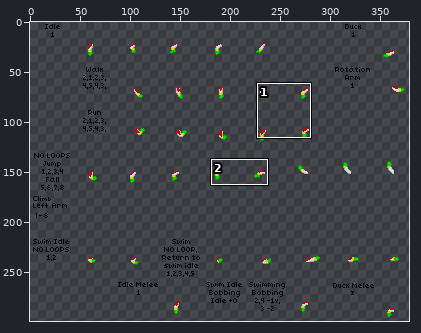
Two versions of one sprite sheet, humanoid/spiritguardian/frontarm.png. The first picture is a wide view before the edit; the outline marks the close-up.
Close-up. The starting point:
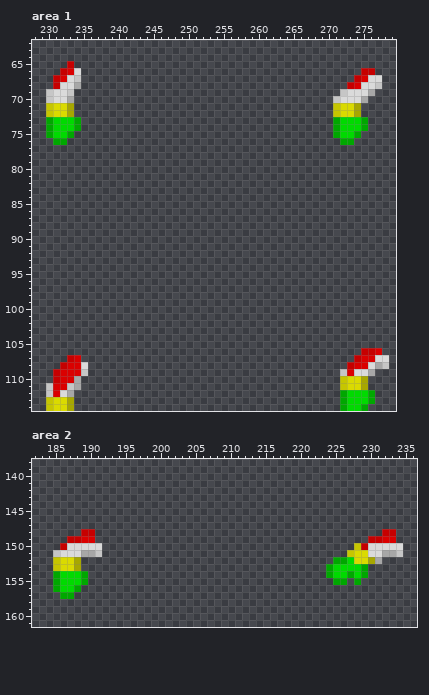
The file is 387x301 pixels. Shown: area 1: x 228..279, y 62..114; area 2: x 182..236, y 138..161. The wide view leaves out empty margins. The commit also changed other parts of the picture, which this record leaves out.
The same view after the edit:
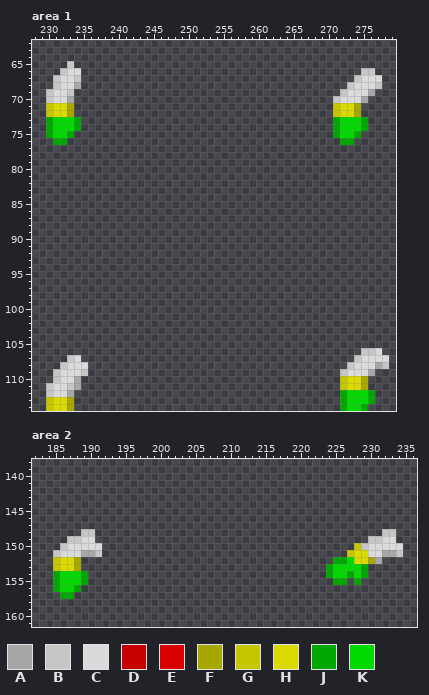
Palette (. is transparent): A #a7a7a7  B #c6c6c6  C #dadada  D #c60000  E #da0000  F #a7a700  G #c6c600  H #dada00  J #00a700  K #00da00
From old to new:
Area 1:
y 65: x 233 D -> B
y 66: x 232..233 DE -> BC; x 275..276 DD -> BB
y 67: x 231..232 DE -> BC; x 274..275 DE -> BC
y 68: x 231 D -> B; x 273..274 DE -> BC
y 106: x 275..277 DDE -> BBC
y 107: x 233..234 DE -> BC; x 274..276 DEE -> BCC
y 108: x 232..234 DEE -> BCC; x 273..275 DEE -> BCC
y 109: x 231..234 DEEE -> BCCC; x 273 E -> C
y 110: x 231..233 DEE -> BCC
y 111: x 231..232 EE -> CC
y 112: x 231 E -> C
Area 2:
y 148: x 189..190 DD -> BB; x 232..233 DD -> BB
y 149: x 187..190 DDEE -> BBCC; x 230..233 DDEE -> BBCC
y 150: x 186 D -> B; x 229 D -> B
